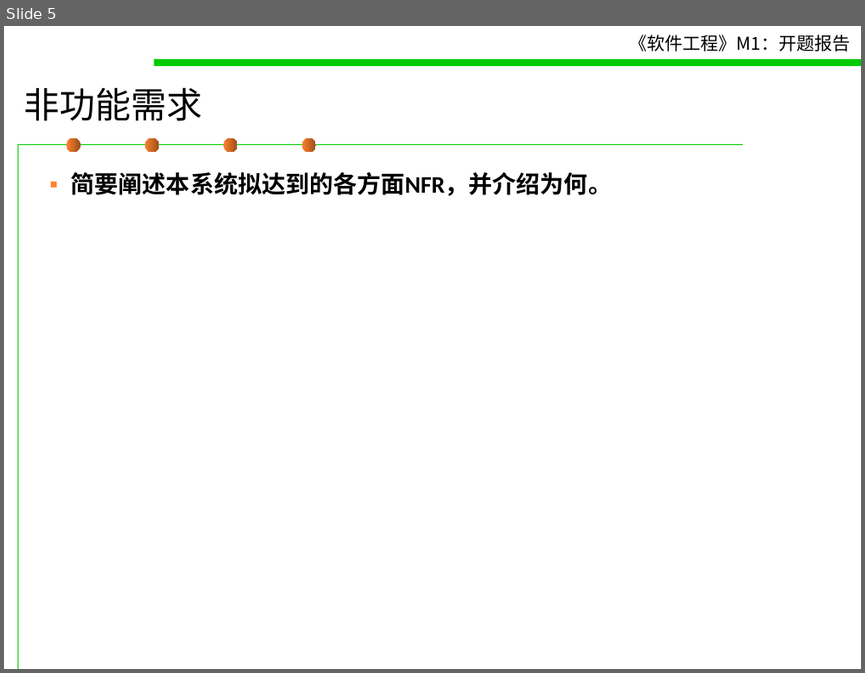
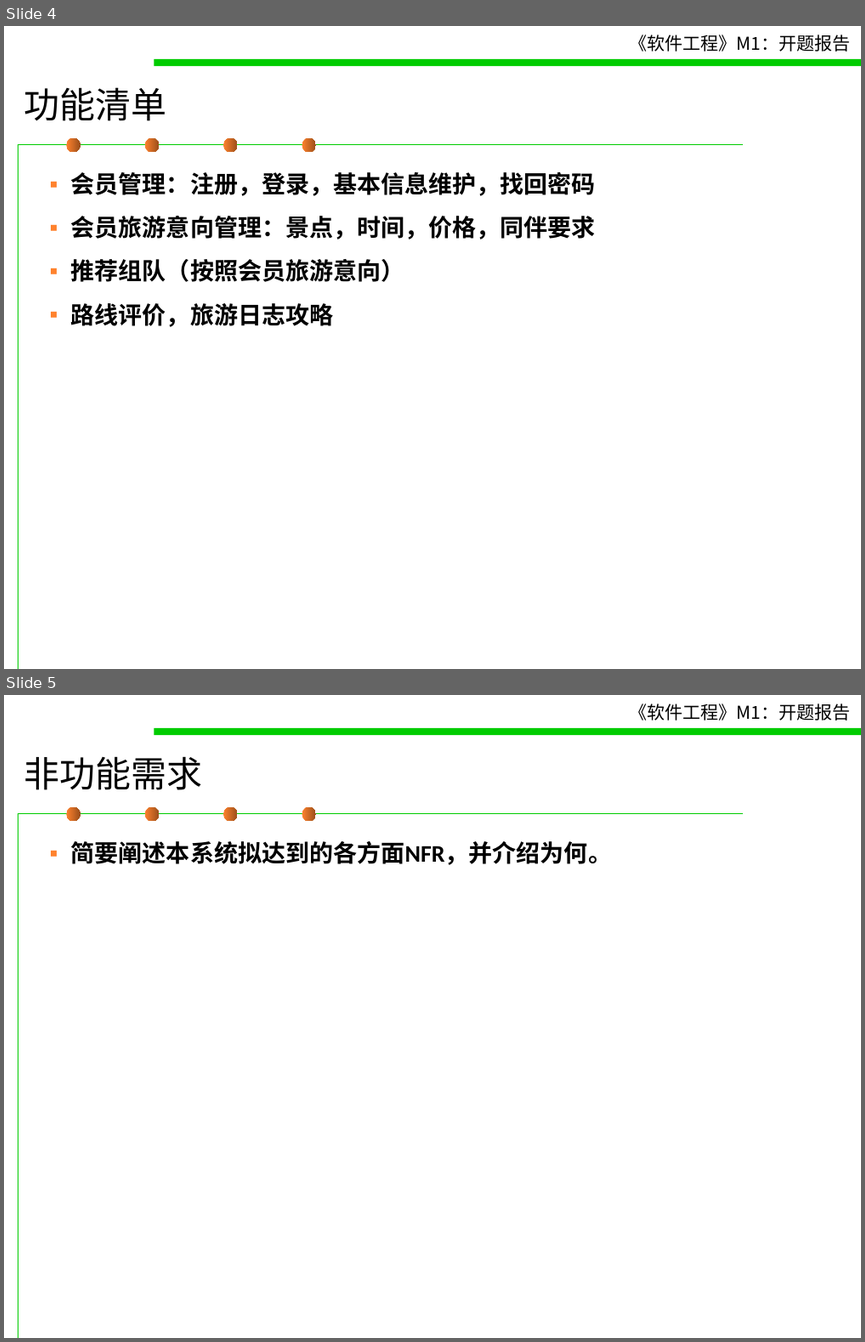
Before and after one commit to October-66/Traveler-Pal, a slide deck: doc/M1 - 开题报告.ppt. Shown one above the other, each under a label of ours: slide 5 before the commit, slides 4 and 5 after it. The pictures are 865x673 and 865x1342 pixels, drawn with LibreOffice and Linux fonts; fonts in the diff are those of the drawing. Boxes give left, top, right and bottom in pixels: in the first picture for what was removed or moved away, otherwise in the second. Text is boxed around its words. In the diff, an @@ line names an element or a change of style, - is before the commit and + after.

```diff
--- a/doc/M1 - 开题报告.ppt
+++ b/doc/M1 - 开题报告.ppt
@@ slide 4 added at (x1=4, y1=26, x2=861, y2=669), background #FFFFFF; not listed: 7 template elements that a slide beside it also shows @@
@@ title added at (x1=24, y1=87, x2=167, y2=121), 30 pt, text #000000 @@
+功能清单
@@ text added at (x1=71, y1=172, x2=596, y2=327), 20 pt, text #000000, bold @@
+▪ 会员管理：注册，登录，基本信息维护，找回密码
+▪ 会员旅游意向管理：景点，时间，价格，同伴要求
+▪ 推荐组队（按照会员旅游意向）
+▪ 路线评价，旅游日志攻略
```
Also in this commit, not shown: 4 slides changed, 1 slide removed.
